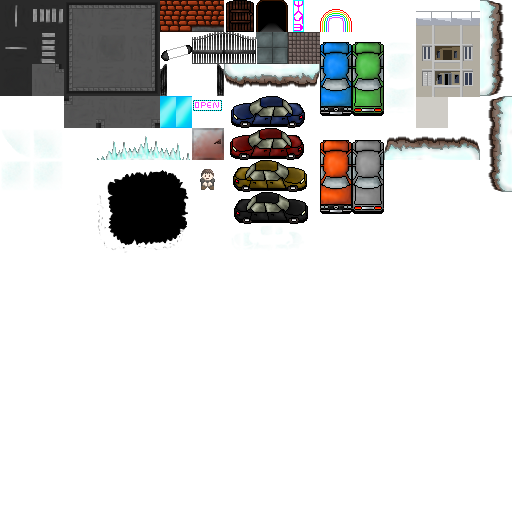
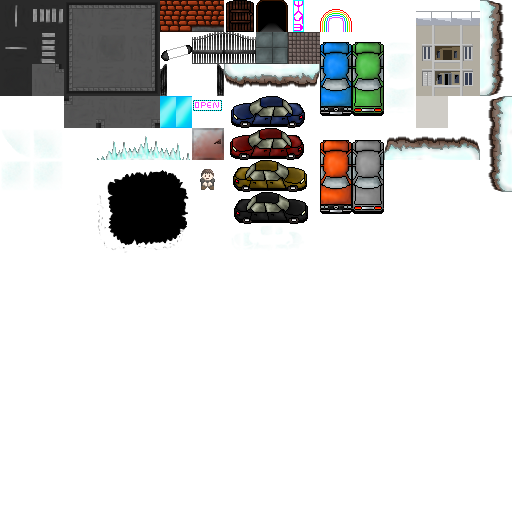
The second (512, 512) image is a revision of the first. Changes to its layers:
showed group "Groupe 1" (1 layers) over [256, 32, 480, 97]
added layer "Calque 6" above "Calque 10 copie 2" over [416, 96, 448, 97]
painted on "Calque 10 copie 2" over [256, 32, 480, 97]
